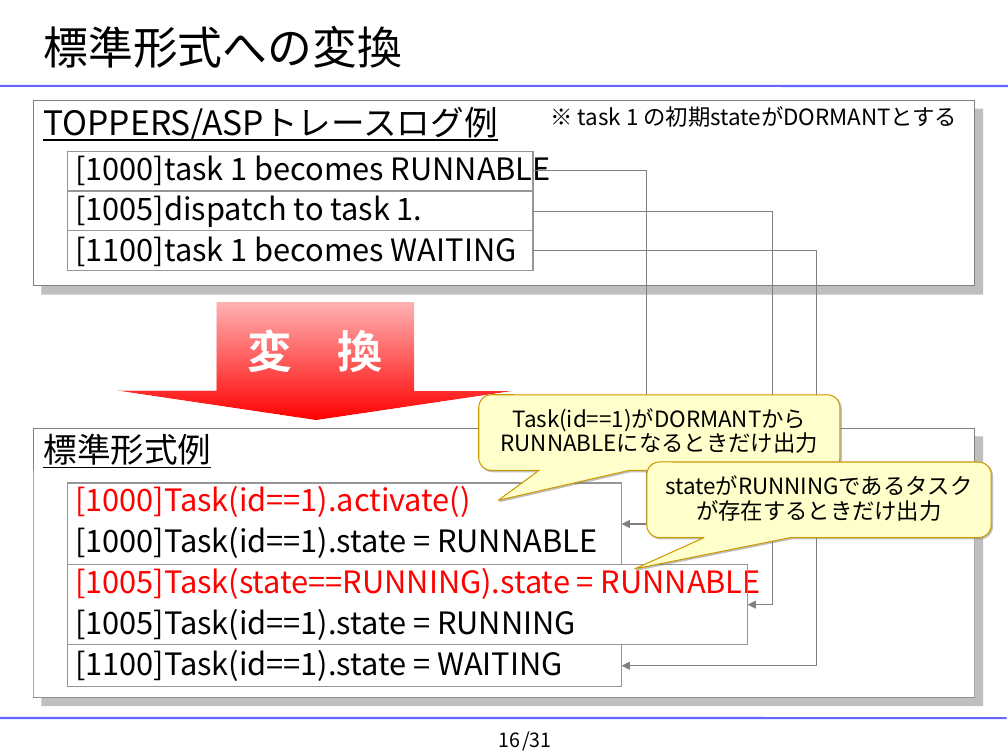
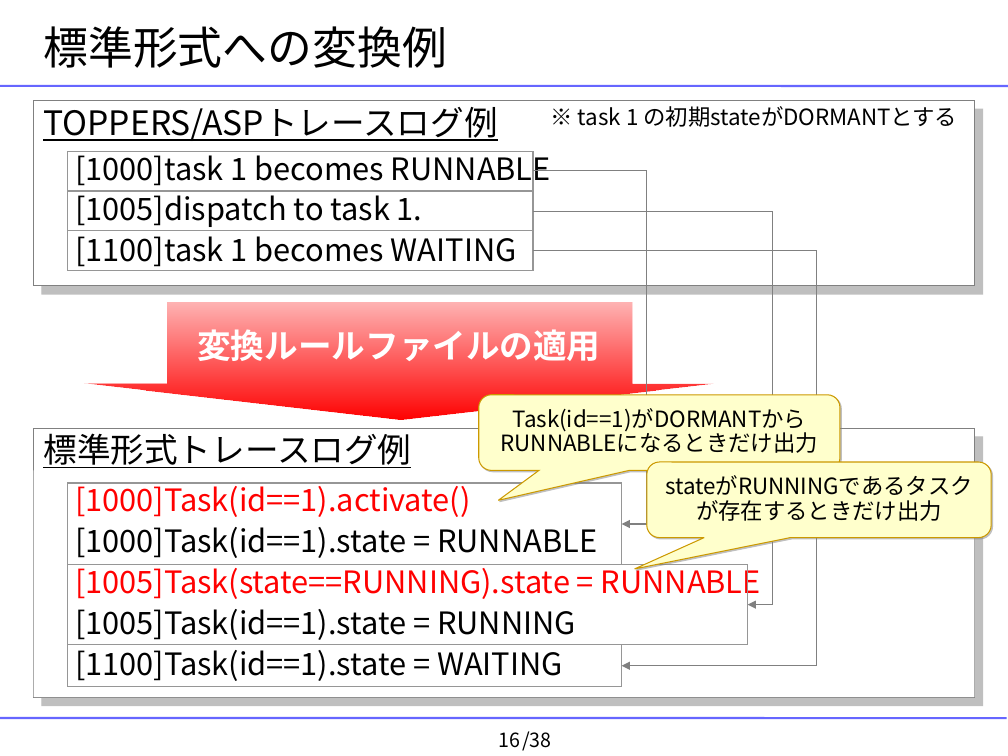
Before and after one commit to YixiaoLi/tlv4mc, a slide deck: slide 16 of doc/masterThesis/2008/goto/goto-thesis-slide.ppt. Drawn at 1008x756 pixels with LibreOffice and Linux fonts; fonts in the diff are those of the drawing; background and template pictures are left out. Boxes give left, top, right and bottom in pixels: in the first picture for what was removed or moved away, otherwise in the second. Text is boxed around its words. In the diff, an @@ line names an element or a change of style, - is before the commit and + after.

```diff
--- a/doc/masterThesis/2008/goto/goto-thesis-slide.ppt
+++ b/doc/masterThesis/2008/goto/goto-thesis-slide.ppt
@@ title at box(44, 26, 448, 68): text changed @@
-標準形式への変換
+標準形式への変換例
@@ down arrow added at box(84, 302, 714, 420), fill gradient #FF0000, 24 pt, text #FFFFFF, bold @@
+変換ルールファイルの適用
@@ down arrow removed at box(118, 302, 513, 420) @@
-変 換
@@ text in rectangle at box(43, 428, 411, 468): text changed @@
-標準形式例
+標準形式トレースログ例
@@ text at box(522, 731, 551, 751): text changed @@
-/31
+/38
```
Also in this commit, not shown: 20 other slides changed, 18 slides added, 11 slides removed, 19 other files.
